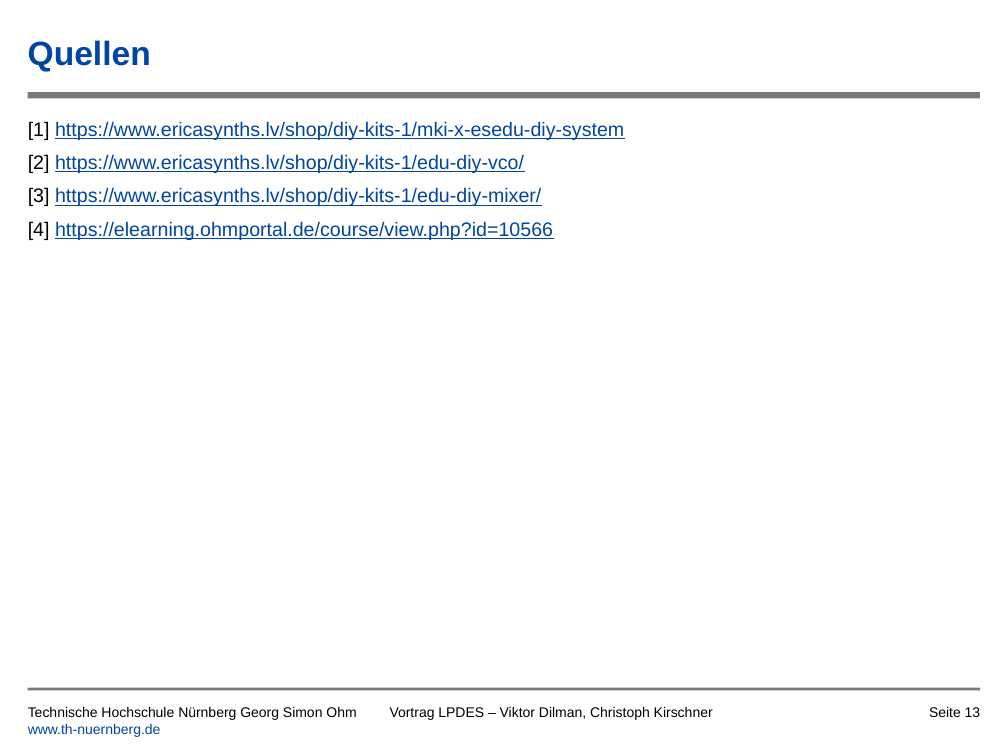
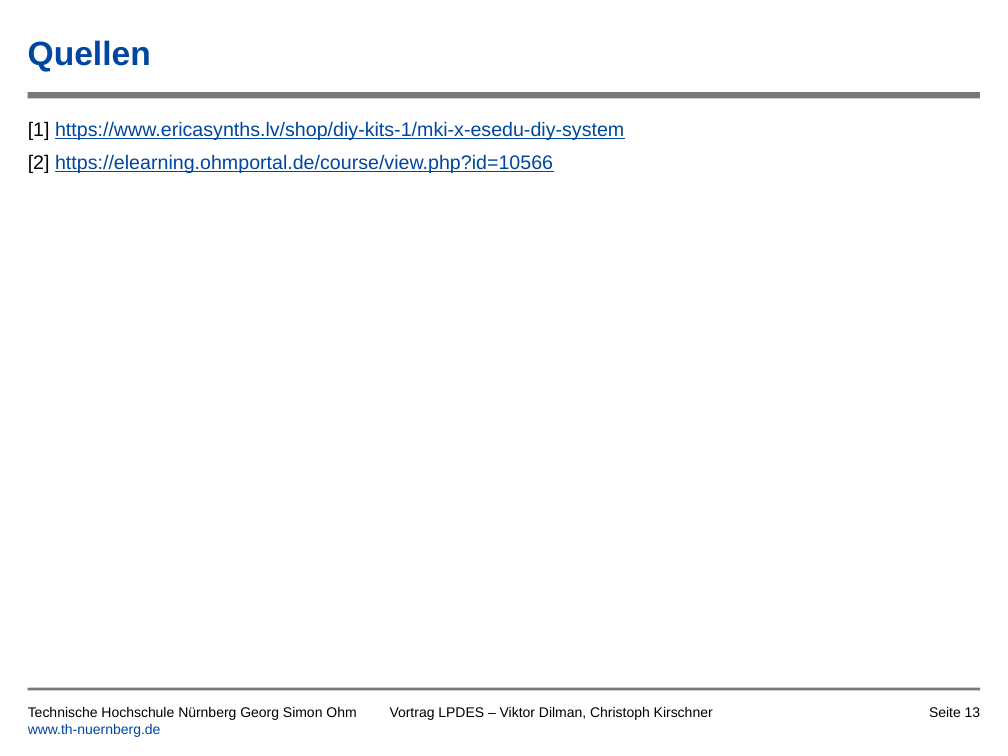
Before and after one commit to tsedlmeier/Synthesizer, a slide deck: slide 13 of Vortrag/Leiterplatte_als_Musikinstrument_Kirschner_Dilman.pptx. Drawn at 1008x756 pixels with LibreOffice and Linux fonts; fonts in the diff are those of the drawing; background and template pictures are left out. Boxes give left, top, right and bottom in pixels: in the first picture for what was removed or moved away, otherwise in the second. Text is boxed around its words. In the diff, an @@ line names an element or a change of style, - is before the commit and + after.

Commit message:
Kleinere Anpassung Präsentation
Abbildungsnummerierung, Quellen, Folien im Anhang getauscht, Fusion 360 Layout hinzugefügt

```diff
--- a/Vortrag/Leiterplatte_als_Musikinstrument_Kirschner_Dilman.pptx
+++ b/Vortrag/Leiterplatte_als_Musikinstrument_Kirschner_Dilman.pptx
@@ text at box(28, 154, 553, 173): text changed @@
-[2] https://www.ericasynths.lv/shop/diy-kits-1/edu-diy-vco/
-[3] https://www.ericasynths.lv/shop/diy-kits-1/edu-diy-mixer/
-[4] https://elearning.ohmportal.de/course/view.php?id=10566
+[2] https://elearning.ohmportal.de/course/view.php?id=10566
```
Also in this commit, not shown: 2 other slides changed, 1 slide added, 1 other file.
